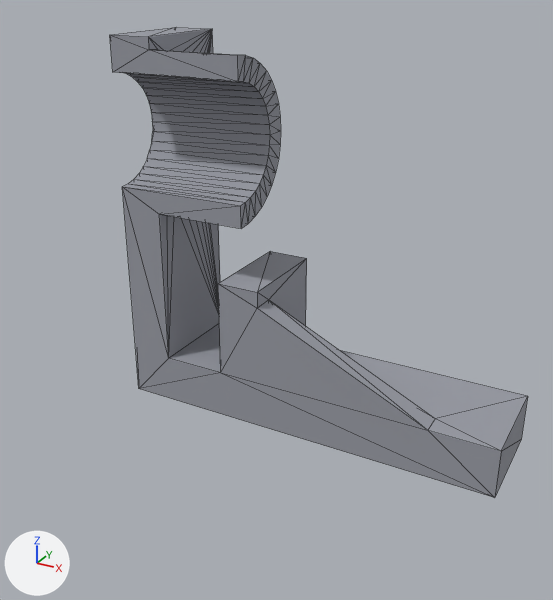
One commit to the glTF model 3d models/sheet7/models/FigureP7.1.a.glb: the scene before it, then after it.
The view is the same before and after, from a 50 mm camera at (0.0537, -0.1052, 0.0789) aimed at (-0.002, -0.0039, 0.0283). The lights are fixed; the arrows at lower left show +X, +Y and +Z. Mesh edges are drawn as thin lines. Vertices at the same position are counted once.

Names of what the first picture shows: 'FigureP7.1.a'.
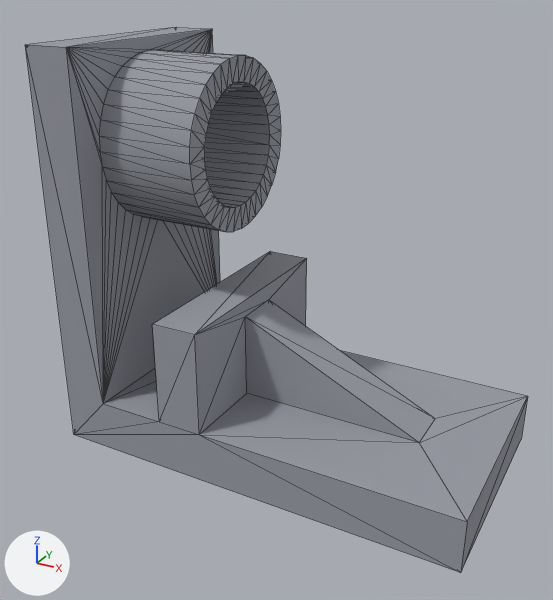
Pixel boxes [x1, y1, x2, y2] of what changed, in the pictures (553 x 600 px):
'FigureP7.1.a', reshaped (20% wider, 16% taller): before [110, 27, 528, 498]; after [25, 27, 528, 573]

The edits, one by one:
me_mesh_0 is used by ob_figurep7_1_a; location (0.0, 0.0, 0.0).
me_mesh_0 had 100 vertices, 196 faces and spanned x -0.036..0.036, y 0.0..0.019, z 0.0..0.068.
me_mesh_0 now has 170 vertices, 340 faces and spans x -0.036..0.036, y -0.019..0.019, z 0.0..0.068.
Part 1, on me_mesh_0:
11 vertices are removed from x -0.036..0.036, y 0.0, z 0.0..0.068.
54 faces are deleted.
38 vertices are added at x -0.036..0.024, y -0.019..-0.0017, z 0.009..0.0658.
9 new vertices lie (0.0, -0.038, 0.0) away from vertices in x -0.036..0.036, y 0.019, z 0.0..0.068.
17 new vertices lie (0.025, 0.0, 0.0) away from vertices in x -0.036, y -0.01..-0.0017, z 0.0422..0.0618.
17 new vertices lie (0.017, 0.0, 0.0) away from vertices in x -0.028, y -0.014..-0.0024, z 0.0382..0.0658.
198 new faces join them.
